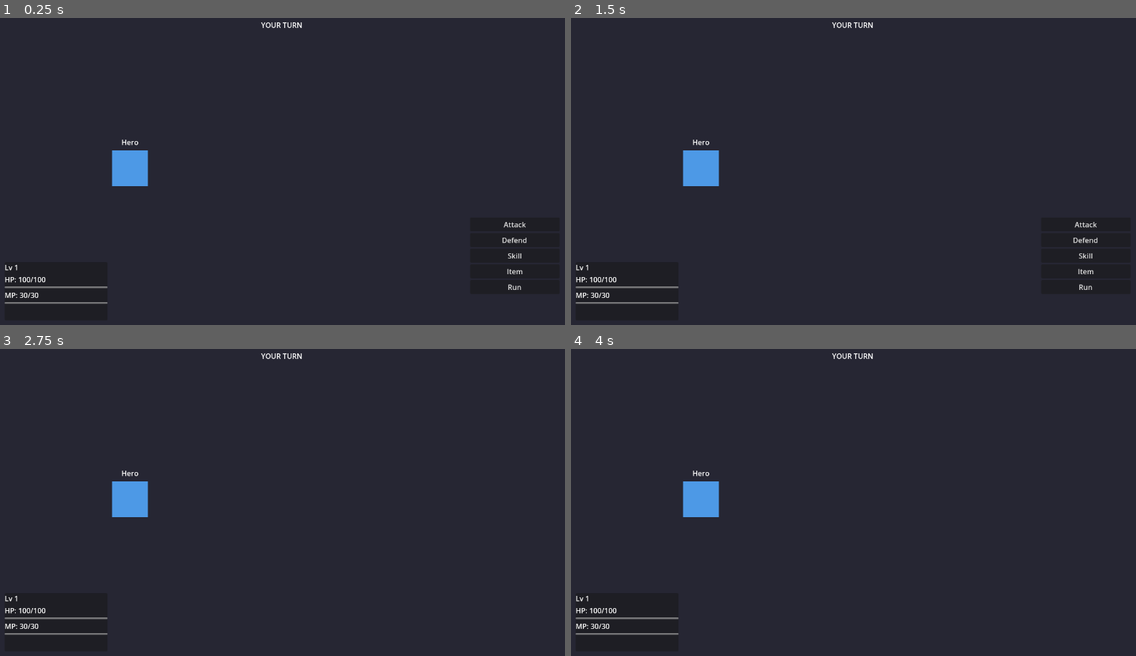
Above: before the commit, frames 1-4 (two rows, left to right).
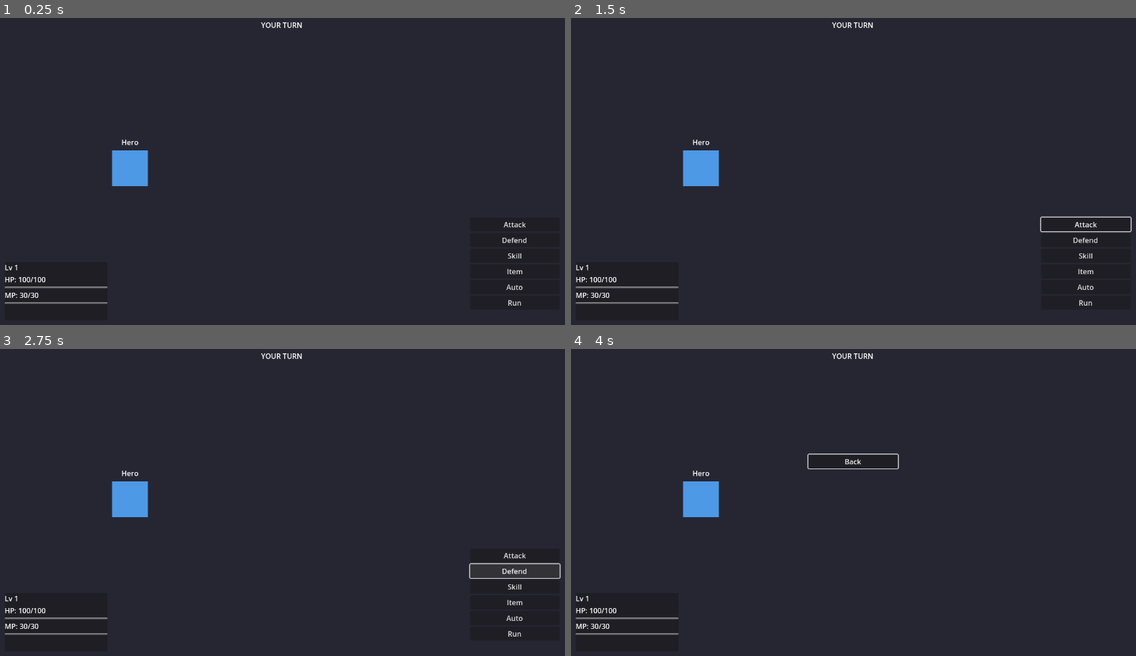
Above: after the commit, the same moments.

Repository: KeigoShimadaCC/rpgs_using_claude_agent_teams
Game: Godot game, scene res://scenes/battle/battle_scene.tscn
Two runs of this game, one before a commit and one after it. Both use one fixed random seed, a clock stepped at 60 frames per second and the inputs below. This scene is started directly instead of the project's main scene.
Inputs (mouse positions are in pixels of both pictures, inside the frame that each line leads up to):
- Up to frame 1 (0.25 s): no input
- Up to frame 2 (1.5 s): click "Attack" at 0.5 s; click "Back" at 1.25 s
- Up to frame 3 (2.75 s): click "Defend" at 2 s
- Up to frame 4 (4 s): click (1085, 585) at 2.75 s, where only the run after the commit has a clickable "Skill"; click (1085, 554) at 3.5 s, where only the run after the commit has a clickable "Fire Bolt (MP: 8)"

The runs differ from the first frame. In frame 1, less than 0.1% of the frame differs, in the area x 89-93%, y 86-94%; in frame 2, 0.2%; in frame 3, 0.3%, in the area x 83-100%, y 66-94%; in frame 4, 0.2%.

Commit message:
feat: add automated tests for game state, map transitions, and battle system, alongside battle management improvements.

Diff:
--- a/scripts/battle/battle_scene_controller.gd
+++ b/scripts/battle/battle_scene_controller.gd
@@ -31,12 +31,14 @@
 		initialize_battle(config.enemy_ids)
 
 func initialize_battle(enemy_ids: Array) -> void:
+	print("Initializing battle with enemy IDs: ", enemy_ids)
 	# Load and spawn enemies
 	for i in range(min(enemy_ids.size(), 3)):
 		var enemy_id = enemy_ids[i]
 		var enemy_data = battle_system.get_enemy_data(enemy_id)
 
 		if not enemy_data.is_empty():
+			print("Spawning enemy: ", enemy_data.get("name", "Unknown"))
 			# Create enemy instance
 			var enemy_instance = battle_system.enemy_scene.instantiate()
 			enemy_instance.setup(enemy_data)
@@ -50,6 +52,9 @@
 
 			# Add to battle system enemies array
 			battle_system.enemies.append(enemy_instance)
+		else:
+			print("ERROR: Could not find enemy data for: ", enemy_id)
 
+	print("Total enemies spawned: ", battle_system.enemies.size())
 	# Initialize battle system
 	battle_system.start_battle()
--- a/scripts/battle/battle_system.gd
+++ b/scripts/battle/battle_system.gd
@@ -162,8 +162,64 @@
 			execute_player_item(action.item_id)
 		"run":
 			attempt_run()
-
-	# Check victory condition
+		"auto":
+			await perform_auto_action()
+
+	# Check victory condition and continue to enemy turn
+	_check_victory_and_continue()
+
+## Execute auto action for player
+func perform_auto_action() -> void:
+	log_message("Auto-Battle...")
+	await get_tree().create_timer(0.5).timeout
+
+	# Decision logic
+	var hp_percent = float(GameState.player_hp) / float(GameState.player_hp_max)
+
+	# 1. Critical Health -> Heal
+	if hp_percent < 0.3:
+		if has_mp_for_skill("heal"):
+			await execute_player_skill("heal", 0)
+			return
+		elif GameState.has_item("potion"):
+			execute_player_item("potion")
+			return
+		else:
+			# Can't heal, defend
+			execute_player_defend()
+			return
+
+	# 2. Attack or Skill
+	# Simple strategy: Attack most of the time, use offensive skill sometimes
+	if randf() < 0.3 and has_mp_for_skill("fire_bolt"):
+		# Use Fire Bolt on random enemy
+		var target_idx = get_random_enemy_index()
+		await execute_player_skill("fire_bolt", target_idx)
+	else:
+		# Attack random enemy
+		var target_idx = get_random_enemy_index()
+		await execute_player_attack(target_idx)
+
+## Helper to check if player has skill and enough MP
+func has_mp_for_skill(skill_id: String) -> bool:
+	var skill = skills_data.get(skill_id)
+	if skill and GameState.player_mp >= skill.mp_cost:
+		return true
+	return false
+
+## Helper to get random alive enemy index
+func get_random_enemy_index() -> int:
+	var alive_indices = []
+	for i in range(enemies.size()):
+		if enemies[i] and enemies[i].is_alive():
+			alive_indices.append(i)
+
+	if alive_indices.is_empty():
+		return 0
+	return alive_indices.pick_random()
+
+# Check victory condition
+func _check_victory_and_continue() -> void:
 	if all_enemies_defeated():
 		trigger_victory()
 		return
--- a/scripts/battle/battle_ui.gd
+++ b/scripts/battle/battle_ui.gd
@@ -62,13 +62,30 @@
 		child.queue_free()
 	action_buttons.clear()
 
-	var actions = ["Attack", "Defend", "Skill", "Item", "Run"]
+	var actions = ["Attack", "Defend", "Skill", "Item", "Auto", "Run"]
 	for action_name in actions:
 		var button = Button.new()
 		button.text = action_name
 		button.pressed.connect(_on_action_button_pressed.bind(action_name))
 		action_menu.add_child(button)
 		action_buttons.append(button)
+
+	# Setup neighbors for keyboard navigation
+	_setup_button_neighbors(action_buttons)
+
+## Helper to setup button focus neighbors
+func _setup_button_neighbors(buttons: Array) -> void:
+	if buttons.is_empty():
+		return
+
+	for i in range(buttons.size()):
+		var btn = buttons[i]
+		var prev = buttons[i-1] if i > 0 else buttons[buttons.size()-1]
+		var next = buttons[i+1] if i < buttons.size()-1 else buttons[0]
+
+		btn.focus_neighbor_top = prev.get_path()
+		btn.focus_neighbor_bottom = next.get_path()
+		# Also set left/right to loop or do nothing
 
 ## Handle action button press
 func _on_action_button_pressed(action_name: String) -> void:
@@ -82,6 +99,8 @@
 			show_skill_menu()
 		"Item":
 			show_item_menu()
+		"Auto":
+			send_action({"type": "auto"})
 		"Run":
 			send_action({"type": "run"})
 
@@ -121,6 +140,13 @@
 	back_btn.text = "Back"
 	back_btn.pressed.connect(_on_back_to_action_menu)
 	skill_menu.add_child(back_btn)
+	skill_buttons.append(back_btn)
+
+	_setup_button_neighbors(skill_buttons)
+
+	# Focus first button
+	if not skill_buttons.is_empty():
+		skill_buttons[0].grab_focus()
 
 ## Handle skill button press
 func _on_skill_button_pressed(skill_id: String) -> void:
@@ -169,6 +195,13 @@
 	back_btn.text = "Back"
 	back_btn.pressed.connect(_on_back_to_action_menu)
 	item_menu.add_child(back_btn)
+	item_buttons.append(back_btn)
+
+	_setup_button_neighbors(item_buttons)
+
+	# Focus first button
+	if not item_buttons.is_empty():
+		item_buttons[0].grab_focus()
 
 ## Handle item button press
 func _on_item_button_pressed(item_id: String) -> void:
@@ -208,6 +241,13 @@
 	back_btn.text = "Back"
 	back_btn.pressed.connect(_on_back_to_action_menu)
 	target_select.add_child(back_btn)
+	target_buttons.append(back_btn)
+
+	_setup_button_neighbors(target_buttons)
+
+	# Focus first button
+	if not target_buttons.is_empty():
+		target_buttons[0].grab_focus()
 
 ## Handle target button press
 func _on_target_button_pressed(target_index: int, action_type: String) -> void:
@@ -224,6 +264,10 @@
 	item_menu.visible = false
 	target_select.visible = false
 
+	# Focus first action button
+	if not action_buttons.is_empty():
+		action_buttons[0].grab_focus()
+
 ## Send action to battle system
 func send_action(action: Dictionary) -> void:
 	if battle_system:
@@ -237,11 +281,10 @@
 	if enabled:
 		_on_back_to_action_menu()
 		action_menu.visible = true
-	else:
-		action_menu.visible = false
-		skill_menu.visible = false
-		item_menu.visible = false
-		target_select.visible = false
+
+		# Focus first button
+		if not action_buttons.is_empty():
+			action_buttons[0].grab_focus()
 
 ## Update player stat displays
 func update_player_stats() -> void:
--- a/scripts/battle/enemy_ai.gd
+++ b/scripts/battle/enemy_ai.gd
@@ -81,7 +81,9 @@
 	var tween = create_tween()
 	tween.tween_property(self, "modulate:a", 0.0, 0.5)
 	await tween.finished
-	queue_free()
+	# Do not queue_free here, so we can access rewards at end of battle
+	# The BattleScene will cleanup everything when we leave
+	visible = false
 
 ## AI Decision Making
 ## Returns action dictionary: { "type": "attack"|"defend"|"skill", "skill_id": String }
--- a/scripts/core/battle_manager.gd
+++ b/scripts/core/battle_manager.gd
@@ -12,18 +12,17 @@
 var on_defeat_callback: Callable
 var is_boss_battle: bool = false
 var previous_scene_path: String = ""
+var return_spawn_position: Vector2 = Vector2.ZERO
 
 const BATTLE_SCENE_PATH: String = "res://scenes/battle/battle_scene.tscn"
-
-func _ready() -> void:
-	pass
 
 ## Start a battle with the given enemy IDs
 ## @param enemy_ids: Array of enemy ID strings (e.g., ["slime", "goblin"])
 ## @param on_victory: Callable to execute on battle victory (receives exp: int, gold: int)
 ## @param on_defeat: Callable to execute on battle defeat (no params)
 ## @param boss_battle: Set to true to prevent running from battle
-func start_battle(enemy_ids: Array, on_victory: Callable, on_defeat: Callable, boss_battle: bool = false) -> void:
+## @param player_position: Optional Vector2 for where to return the player after battle
+func start_battle(enemy_ids: Array, on_victory: Callable, on_defeat: Callable, boss_battle: bool = false, player_position: Vector2 = Vector2.ZERO) -> void:
 	if enemy_ids.is_empty():
 		push_error("BattleManager: Cannot start battle with empty enemy list")
 		return
@@ -33,11 +32,18 @@
 	on_victory_callback = on_victory
 	on_defeat_callback = on_defeat
 	is_boss_battle = boss_battle
+	return_spawn_position = player_position
 
 	# Store current scene path for returning later
 	var current_scene = get_tree().current_scene
 	if current_scene:
 		previous_scene_path = current_scene.scene_file_path
+
+		# If player position wasn't explicitly provided, try to find player node
+		if return_spawn_position == Vector2.ZERO:
+			var player = current_scene.find_child("Player", true, false)
+			if player:
+				return_spawn_position = player.global_position
 
 	battle_started.emit(enemy_ids)
 
@@ -70,8 +76,11 @@
 
 ## Return to the overworld scene
 func _return_to_overworld() -> void:
+	if return_spawn_position != Vector2.ZERO:
+		get_tree().root.set_meta("spawn_position", return_spawn_position)
+
 	if previous_scene_path != "":
-		get_tree().change_scene_to_file(previous_scene_path)
+		get_tree().call_deferred("change_scene_to_file", previous_scene_path)
 	else:
 		# Fallback to village map
 		get_tree().change_scene_to_file("res://scenes/overworld/map_a_village.tscn")
--- a/scripts/overworld/map_controller.gd
+++ b/scripts/overworld/map_controller.gd
@@ -7,12 +7,18 @@
 
 func _ready() -> void:
 	# Check for spawn metadata set by transition trigger
-	var spawn_marker_name = get_tree().root.get_meta("spawn_marker", "")
-	var spawn_position = get_tree().root.get_meta("spawn_position", Vector2.ZERO)
+	# Check for spawn metadata set by transition trigger or battle manager
+	var spawn_marker_name = ""
+	if get_tree().root.has_meta("spawn_marker"):
+		spawn_marker_name = get_tree().root.get_meta("spawn_marker")
+		get_tree().root.remove_meta("spawn_marker")
 
-	# Clear metadata
-	get_tree().root.remove_meta("spawn_marker")
-	get_tree().root.remove_meta("spawn_position")
+	var spawn_position = Vector2.ZERO
+	var has_spawn_pos = false
+	if get_tree().root.has_meta("spawn_position"):
+		spawn_position = get_tree().root.get_meta("spawn_position")
+		has_spawn_pos = true
+		get_tree().root.remove_meta("spawn_position")
 
 	# Find player
 	var player = get_tree().get_first_node_in_group("player")
@@ -29,7 +35,7 @@
 		else:
 			print("MapController: Spawn marker not found: ", spawn_marker_name)
 			_use_default_spawn(player)
-	elif spawn_position != Vector2.ZERO:
+	elif has_spawn_pos:
 		player.global_position = spawn_position
 		print("MapController: Spawned player at position: ", spawn_position)
 	else:
--- /dev/null
+++ b/scripts/test/run_tests.gd
@@ -0,0 +1,18 @@
+extends Node
+
+## Test Runner
+## Runs all automated tests and reports results
+
+func _ready() -> void:
+	print("\n==================================================")
+	print("JRPG MVP: The Silent Bell - Test Suite")
+	print("==================================================\n")
+
+	print("Note: Run individual test files directly:")
+	print("  godot --headless --script scripts/test/test_game_state.gd")
+	print("  godot --headless --script scripts/test/test_map_transitions.gd")
+	print("  godot --headless --script scripts/test/test_battle_system.gd")
+
+	print("\n==================================================\n")
+
+	get_tree().quit()
--- /dev/null
+++ b/scripts/test/test_battle_system.gd
@@ -0,0 +1,196 @@
+extends Node
+
+## Test Battle System
+## Automated tests for battle mechanics
+
+var test_results = []
+var tests_passed = 0
+var tests_failed = 0
+
+func _ready() -> void:
+	print("=== BATTLE SYSTEM TESTS ===\n")
+
+	# Run all tests
+	test_enemy_spawning()
+	test_player_attack()
+	test_skill_usage()
+	test_defend_action()
+	test_auto_battle()
+	test_victory_condition()
+	test_defeat_condition()
+
+	# Print summary
+	print_summary()
+
+	# Exit
+	get_tree().quit()
+
+func test_enemy_spawning() -> void:
+	print("TEST: Enemy Spawning")
+
+	# Create battle system
+	var battle_system = load("res://scripts/battle/battle_system.gd").new()
+	add_child(battle_system)
+
+	# Load enemy data
+	var enemy_data = battle_system.get_enemy_data("slime")
+
+	if enemy_data.is_empty():
+		fail("Enemy data not loaded")
+		battle_system.queue_free()
+		return
+
+	# Create enemy instance
+	var enemy = battle_system.enemy_scene.instantiate()
+	enemy.setup(enemy_data)
+	add_child(enemy)
+
+	# Verify enemy properties
+	assert_equal(enemy.enemy_name, "Slime", "Enemy name")
+	assert_true(enemy.max_hp > 0, "Enemy has HP")
+	assert_true(enemy.is_alive(), "Enemy is alive")
+
+	# Cleanup
+	enemy.queue_free()
+	battle_system.queue_free()
+
+	pass_test("Enemy spawning works correctly")
+
+func test_player_attack() -> void:
+	print("TEST: Player Attack")
+
+	var battle_system = load("res://scripts/battle/battle_system.gd").new()
+	add_child(battle_system)
+
+	# Create enemy
+	var enemy = battle_system.enemy_scene.instantiate()
+	var enemy_data = battle_system.get_enemy_data("slime")
+	enemy.setup(enemy_data)
+	add_child(enemy)
+	battle_system.enemies.append(enemy)
+
+	var initial_hp = enemy.current_hp
+
+	# Calculate expected damage
+	var damage = battle_system.calculate_damage(GameState.get_total_atk(), enemy.def)
+
+	# Execute attack
+	enemy.take_damage(damage)
+
+	assert_true(enemy.current_hp < initial_hp, "Enemy took damage")
+
+	# Cleanup
+	enemy.queue_free()
+	battle_system.queue_free()
+
+	pass_test("Player attack damages enemy")
+
+func test_skill_usage() -> void:
+	print("TEST: Skill Usage")
+
+	var battle_system = load("res://scripts/battle/battle_system.gd").new()
+	add_child(battle_system)
+
+	# Check if Fire Bolt skill exists
+	var fire_bolt = battle_system.skills_data.get("fire_bolt")
+	assert_true(fire_bolt != null, "Fire Bolt skill exists")
+
+	# Check if Heal skill exists
+	var heal = battle_system.skills_data.get("heal")
+	assert_true(heal != null, "Heal skill exists")
+
+	# Cleanup
+	battle_system.queue_free()
+
+	pass_test("Skills loaded correctly")
+
+func test_defend_action() -> void:
+	print("TEST: Defend Action")
+
+	# Test that defend flag can be set
+	var battle_system = load("res://scripts/battle/battle_system.gd").new()
+	add_child(battle_system)
+
+	battle_system.player_defending = true
+	assert_true(battle_system.player_defending, "Defend flag set")
+
+	# Cleanup
+	battle_system.queue_free()
+
+	pass_test("Defend action works")
+
+func test_auto_battle() -> void:
+	print("TEST: Auto Battle Logic")
+
+	var battle_system = load("res://scripts/battle/battle_system.gd").new()
+	add_child(battle_system)
+
+	# Test helper functions
+	assert_true(battle_system.has_method("has_mp_for_skill"), "has_mp_for_skill exists")
+	assert_true(battle_system.has_method("get_random_enemy_index"), "get_random_enemy_index exists")
+
+	# Cleanup
+	battle_system.queue_free()
+
+	pass_test("Auto battle helper functions exist")
+
+func test_victory_condition() -> void:
+	print("TEST: Victory Condition")
+
+	var battle_system = load("res://scripts/battle/battle_system.gd").new()
+	add_child(battle_system)
+
+	# With no enemies, should be defeated
+	var all_defeated = battle_system.all_enemies_defeated()
+	assert_true(all_defeated, "No enemies means all defeated")
+
+	# Cleanup
+	battle_system.queue_free()
+
+	pass_test("Victory condition check works")
+
+func test_defeat_condition() -> void:
+	print("TEST: Defeat Condition")
+
+	# Set player HP to 0
+	var original_hp = GameState.player_hp
+	GameState.player_hp = 0
+
+	assert_false(GameState.is_alive(), "Player is not alive at 0 HP")
+
+	# Restore HP
+	GameState.player_hp = original_hp
+
+	pass_test("Defeat condition check works")
+
+# Helper functions
+func assert_true(condition: bool, message: String) -> void:
+	if not condition:
+		fail(message + " (expected true, got false)")
+
+func assert_false(condition: bool, message: String) -> void:
+	if condition:
+		fail(message + " (expected false, got true)")
+
+func assert_equal(actual, expected, message: String) -> void:
+	if actual != expected:
+		fail(message + " (expected: " + str(expected) + ", got: " + str(actual) + ")")
+
+func pass_test(message: String) -> void:
+	tests_passed += 1
+	print("  ✓ PASS: " + message)
+
+func fail(message: String) -> void:
+	tests_failed += 1
+	print("  ✗ FAIL: " + message)
+
+func print_summary() -> void:
+	print("\n=== TEST SUMMARY ===")
+	print("Passed: " + str(tests_passed))
+	print("Failed: " + str(tests_failed))
+	print("Total:  " + str(tests_passed + tests_failed))
+
+	if tests_failed == 0:
+		print("\n✓ ALL TESTS PASSED!")
+	else:
+		print("\n✗ SOME TESTS FAILED")
--- /dev/null
+++ b/scripts/test/test_game_state.gd
@@ -0,0 +1,162 @@
+extends Node
+
+## Test Game State
+## Automated tests for GameState singleton
+
+var tests_passed = 0
+var tests_failed = 0
+
+func _ready() -> void:
+	print("=== GAME STATE TESTS ===\n")
+
+	# Save original state
+	var original_hp = GameState.player_hp
+	var original_mp = GameState.player_mp
+	var original_gold = GameState.player_gold
+	var original_exp = GameState.player_exp
+
+	# Run all tests
+	test_hp_management()
+	test_mp_management()
+	test_gold_management()
+	test_exp_and_leveling()
+	test_quest_flags()
+	test_inventory()
+
+	# Restore original state
+	GameState.player_hp = original_hp
+	GameState.player_mp = original_mp
+	GameState.player_gold = original_gold
+	GameState.player_exp = original_exp
+
+	# Print summary
+	print_summary()
+
+	# Exit
+	get_tree().quit()
+
+func test_hp_management() -> void:
+	print("TEST: HP Management")
+
+	var initial_hp = GameState.player_hp
+
+	# Test damage
+	GameState.damage_player(10)
+	assert_equal(GameState.player_hp, initial_hp - 10, "Damage reduces HP")
+
+	# Test heal
+	GameState.heal_player(5)
+	assert_equal(GameState.player_hp, initial_hp - 5, "Heal increases HP")
+
+	# Test max HP cap
+	GameState.heal_player(1000)
+	assert_equal(GameState.player_hp, GameState.player_hp_max, "HP capped at max")
+
+	pass_test("HP management works correctly")
+
+func test_mp_management() -> void:
+	print("TEST: MP Management")
+
+	var initial_mp = GameState.player_mp
+
+	# Test MP consumption
+	var consumed = GameState.consume_mp(5)
+	assert_true(consumed, "MP consumed successfully")
+	assert_equal(GameState.player_mp, initial_mp - 5, "MP reduced")
+
+	# Test insufficient MP
+	GameState.player_mp = 2
+	var failed = GameState.consume_mp(10)
+	assert_false(failed, "Cannot consume more MP than available")
+
+	pass_test("MP management works correctly")
+
+func test_gold_management() -> void:
+	print("TEST: Gold Management")
+
+	var initial_gold = GameState.player_gold
+
+	# Test adding gold
+	GameState.add_gold(100)
+	assert_equal(GameState.player_gold, initial_gold + 100, "Gold added")
+
+	# Test spending gold
+	var spent = GameState.spend_gold(50)
+	assert_true(spent, "Gold spent successfully")
+	assert_equal(GameState.player_gold, initial_gold + 50, "Gold reduced")
+
+	# Test insufficient gold
+	GameState.player_gold = 10
+	var failed = GameState.spend_gold(100)
+	assert_false(failed, "Cannot spend more gold than available")
+
+	pass_test("Gold management works correctly")
+
+func test_exp_and_leveling() -> void:
+	print("TEST: Experience and Leveling")
+
+	var initial_level = GameState.player_level
+	var initial_exp = GameState.player_exp
+
+	# Add some exp (not enough to level)
+	GameState.add_exp(10)
+	assert_true(GameState.player_exp > initial_exp, "EXP increased")
+
+	pass_test("Experience system works")
+
+func test_quest_flags() -> void:
+	print("TEST: Quest Flags")
+
+	# Set a flag
+	GameState.set_flag("test_flag")
+	assert_true(GameState.has_flag("test_flag"), "Flag was set")
+
+	# Check non-existent flag
+	assert_false(GameState.has_flag("nonexistent_flag"), "Non-existent flag returns false")
+
+	pass_test("Quest flags work correctly")
+
+func test_inventory() -> void:
+	print("TEST: Inventory System")
+
+	# Add item
+	GameState.add_item("potion", 3)
+	assert_true(GameState.has_item("potion"), "Item added to inventory")
+
+	# Use item
+	var used = GameState.use_item("potion")
+	assert_true(used, "Item used successfully")
+
+	pass_test("Inventory system works")
+
+# Helper functions
+func assert_true(condition: bool, message: String) -> void:
+	if not condition:
+		fail(message + " (expected true, got false)")
+
+func assert_false(condition: bool, message: String) -> void:
+	if condition:
+		fail(message + " (expected false, got true)")
+
+func assert_equal(actual, expected, message: String) -> void:
+	if actual != expected:
+		fail(message + " (expected: " + str(expected) + ", got: " + str(actual) + ")")
+
+func pass_test(message: String) -> void:
+	tests_passed += 1
+	print("  ✓ PASS: " + message)
+
+func fail(message: String) -> void:
+	tests_failed += 1
+	print("  ✗ FAIL: " + message)
+
+func print_summary() -> void:
+	print("\n=== TEST SUMMARY ===")
+	print("Passed: " + str(tests_passed))
+	print("Failed: " + str(tests_failed))
+	print("Total:  " + str(tests_passed + tests_failed))
+
+	if tests_failed == 0:
+		print("\n✓ ALL TESTS PASSED!")
+	else:
+		print("\n✗ SOME TESTS FAILED")
--- /dev/null
+++ b/scripts/test/test_map_transitions.gd
@@ -0,0 +1,90 @@
+extends Node
+
+## Test Map Transitions
+## Automated tests for map system and player spawning
+
+var tests_passed = 0
+var tests_failed = 0
+
+func _ready() -> void:
+	print("=== MAP TRANSITION TESTS ===\n")
+
+	# Run all tests
+	test_spawn_marker_metadata()
+	test_spawn_position_metadata()
+	test_map_controller_logic()
+
+	# Print summary
+	print_summary()
+
+	# Exit
+	get_tree().quit()
+
+func test_spawn_marker_metadata() -> void:
+	print("TEST: Spawn Marker Metadata")
+
+	# Set spawn marker metadata
+	get_tree().root.set_meta("spawn_marker", "TestMarker")
+
+	# Verify it was set
+	assert_true(get_tree().root.has_meta("spawn_marker"), "Metadata was set")
+	assert_equal(get_tree().root.get_meta("spawn_marker"), "TestMarker", "Marker name correct")
+
+	# Clean up
+	get_tree().root.remove_meta("spawn_marker")
+
+	pass_test("Spawn marker metadata works")
+
+func test_spawn_position_metadata() -> void:
+	print("TEST: Spawn Position Metadata")
+
+	var test_pos = Vector2(100, 200)
+
+	# Set spawn position metadata
+	get_tree().root.set_meta("spawn_position", test_pos)
+
+	# Verify it was set
+	assert_true(get_tree().root.has_meta("spawn_position"), "Metadata was set")
+	assert_equal(get_tree().root.get_meta("spawn_position"), test_pos, "Position correct")
+
+	# Clean up
+	get_tree().root.remove_meta("spawn_position")
+
+	pass_test("Spawn position metadata works")
+
+func test_map_controller_logic() -> void:
+	print("TEST: Map Controller Logic")
+
+	# Test that MapController script exists and can be loaded
+	var map_controller_script = load("res://scripts/overworld/map_controller.gd")
+	assert_true(map_controller_script != null, "MapController script loads")
+
+	pass_test("Map controller can be loaded")
+
+# Helper functions
+func assert_true(condition: bool, message: String) -> void:
+	if not condition:
+		fail(message + " (expected true, got false)")
+
+func assert_equal(actual, expected, message: String) -> void:
+	if actual != expected:
+		fail(message + " (expected: " + str(expected) + ", got: " + str(actual) + ")")
+
+func pass_test(message: String) -> void:
+	tests_passed += 1
+	print("  ✓ PASS: " + message)
+
+func fail(message: String) -> void:
+	tests_failed += 1
+	print("  ✗ FAIL: " + message)
+
+func print_summary() -> void:
+	print("\n=== TEST SUMMARY ===")
+	print("Passed: " + str(tests_passed))
+	print("Failed: " + str(tests_failed))
+	print("Total:  " + str(tests_passed + tests_failed))
+
+	if tests_failed == 0:
+		print("\n✓ ALL TESTS PASSED!")
+	else:
+		print("\n✗ SOME TESTS FAILED")
